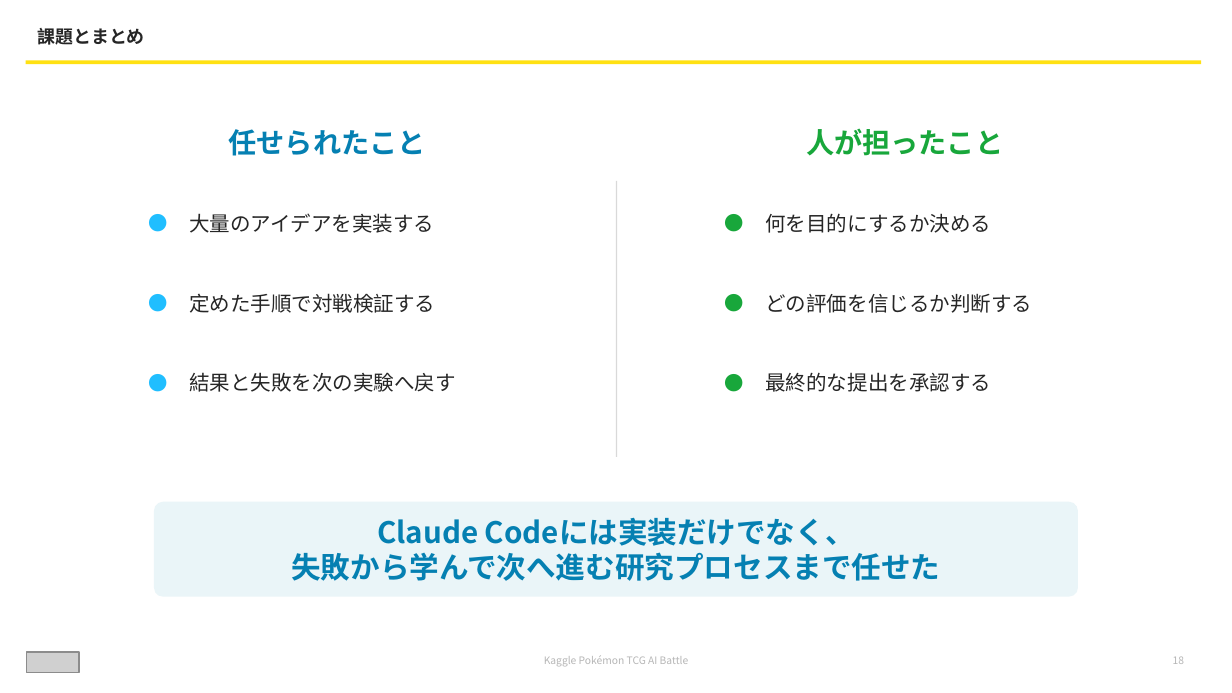
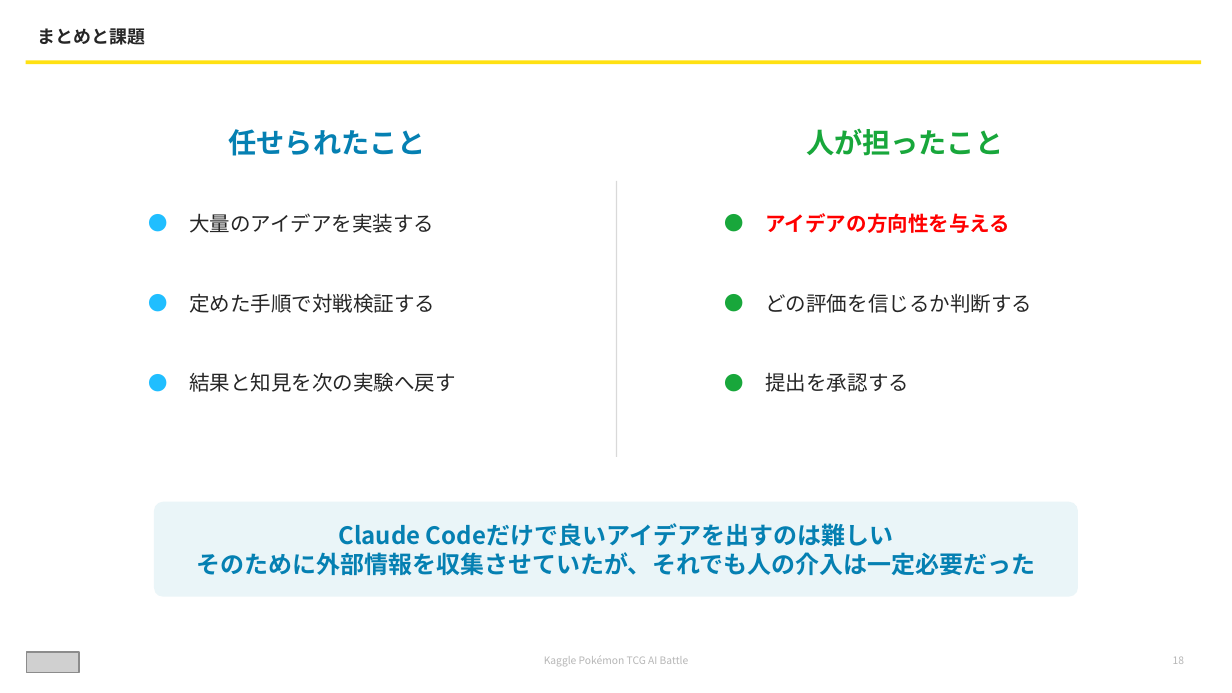
Before and after one commit to inumaru9n/pokemon_tcg, a slide deck: slide 18 of presentations/kaggle_pokeca_claude_code.pptx. Drawn at 1232x693 pixels with LibreOffice and Linux fonts; fonts in the diff are those of the drawing; grey boxes stand for pictures. Boxes give left, top, right and bottom in pixels: in the first picture for what was removed or moved away, otherwise in the second. Text is boxed around its words. In the diff, an @@ line names an element or a change of style, - is before the commit and + after.

```diff
--- a/presentations/kaggle_pokeca_claude_code.pptx
+++ b/presentations/kaggle_pokeca_claude_code.pptx
@@ text at (38,28,145,45): text changed @@
-課題とまとめ
+まとめと課題
@@ text at (765,213,1010,233): text changed; text colour #262626 to #FF0000; bold on @@
-何を目的にするか決める
+アイデアの方向性を与える
@@ text at (189,372,456,392): text changed @@
-結果と失敗を次の実験へ戻す
+結果と知見を次の実験へ戻す
@@ text at (765,373,909,392): text changed @@
-最終的な提出を承認する
+提出を承認する
@@ text in rounded rectangle at (196,523,1035,575): text changed; size 17.2 to 14 pt @@
-Claude Codeには実装だけでなく、
-失敗から学んで次へ進む研究プロセスまで任せた
+Claude Codeだけで良いアイデアを出すのは難しい
+そのために外部情報を収集させていたが、それでも人の介入は一定必要だった
```
Also in this commit, not shown: 10 other slides changed, 1 slide added, 1 slide removed.
